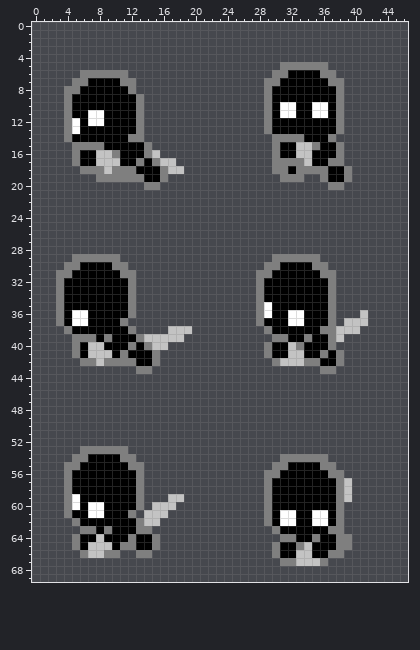
One commit to this sprite sheet: Assets/Graphics/Sprites/Stance.png. This is how it looked before the edit.
The file is 47x70 pixels.
New version:
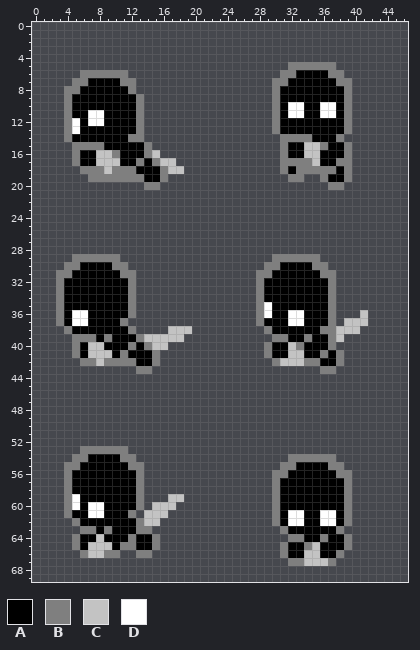
Palette (. is transparent): A #000000  B #7f7f7f  C #c3c3c3  D #ffffff
The author wrote: Updated vertical stance sprites and added the sprites for a dummy
Change:
Changed rows in their new state; - is an unchanged pixel.
first column x 7:
 5 ------------------------.-----B--
 6 -----------------------.-B---A-B-
 7 ----------------------.-B-----A-B
 8 ----------------------.B-------AB
 9 ----------------------.B-------AB
10 ----------------------.BA-D-A-DAB
11 ----------------------.BA-D-A-DAB
12 ----------------------.B-------AB
13 ----------------------.B-------AB
14 -----------------------.---B--AB-
15 -----------------------.B-A-CB-AB
16 -----------------------.B-A-C--AB
17 -----------------------.---BC-A-B
18 -----------------------.------B--
19 B-----------------------.--------
first column x 29:
54 --.-----B--
55 -.-B---A-B-
56 .-B-----A-B
57 .B-------AB
58 .B-------AB
59 .B-------AB
60 .B-------AB
61 .BA-D-A-DAB
62 .BA-D-A-DAB
63 -.B-----A--
64 --.-B-AB-A-
65 -.B-ABC--A-
66 -.B-A-C-A--
67 --.-B--CB--
Pixel boxes of the changes (left, top, right, bottom) in both pictures:
changed: (264, 62, 352, 182)
added: (88, 174, 96, 182)
changed: (264, 454, 352, 566)
